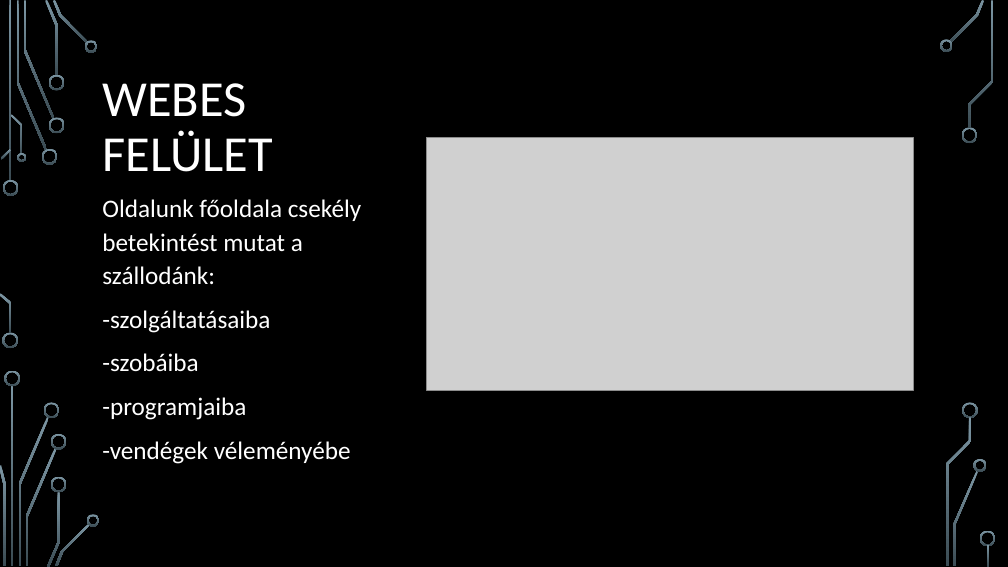
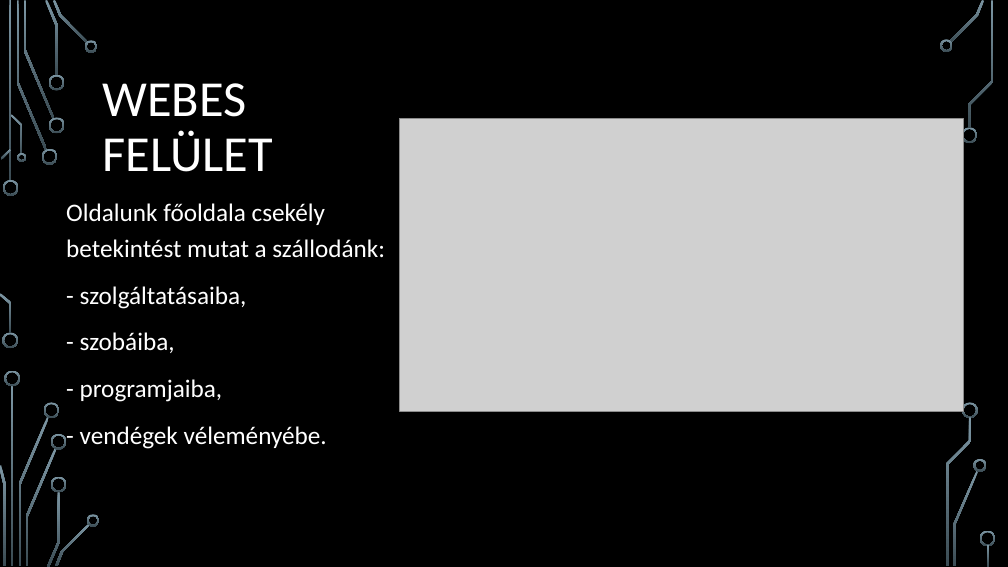
Before and after one commit to MrTahil/hotel, a slide deck: slide 15 of HMZ-rt.pptx. Drawn at 1008x567 pixels with LibreOffice and Linux fonts; fonts in the diff are those of the drawing; grey boxes stand for pictures; background and template pictures are left out. Boxes give left, top, right and bottom in pixels: in the first picture for what was removed or moved away, otherwise in the second. Text is boxed around its words. In the diff, an @@ line names an element or a change of style, - is before the commit and + after.

```diff
--- a/HMZ-rt.pptx
+++ b/HMZ-rt.pptx
@@ picture: place and size @@
-picture at [426,138,913,390]
+picture at [400,119,964,411]
@@ text "Oldalunk főoldala csekély betekintést mutat ...": place and size @@
-text "Oldalunk főoldala csekély betekintést mutat ..." at [102,199,361,464]
+text "Oldalunk főoldala csekély betekintést mutat ..." at [66,203,385,449]
@@ text at [66,203,385,258]: line spacing 1.1 to 1.2 @@
@@ text at [80,286,327,449]: text changed @@
--szolgáltatásaiba
--szobáiba
--programjaiba
--vendégek véleményébe
+- szolgáltatásaiba,
+- szobáiba,
+- programjaiba,
+- vendégek véleményébe.
```
Also in this commit, not shown: 18 other slides changed.
